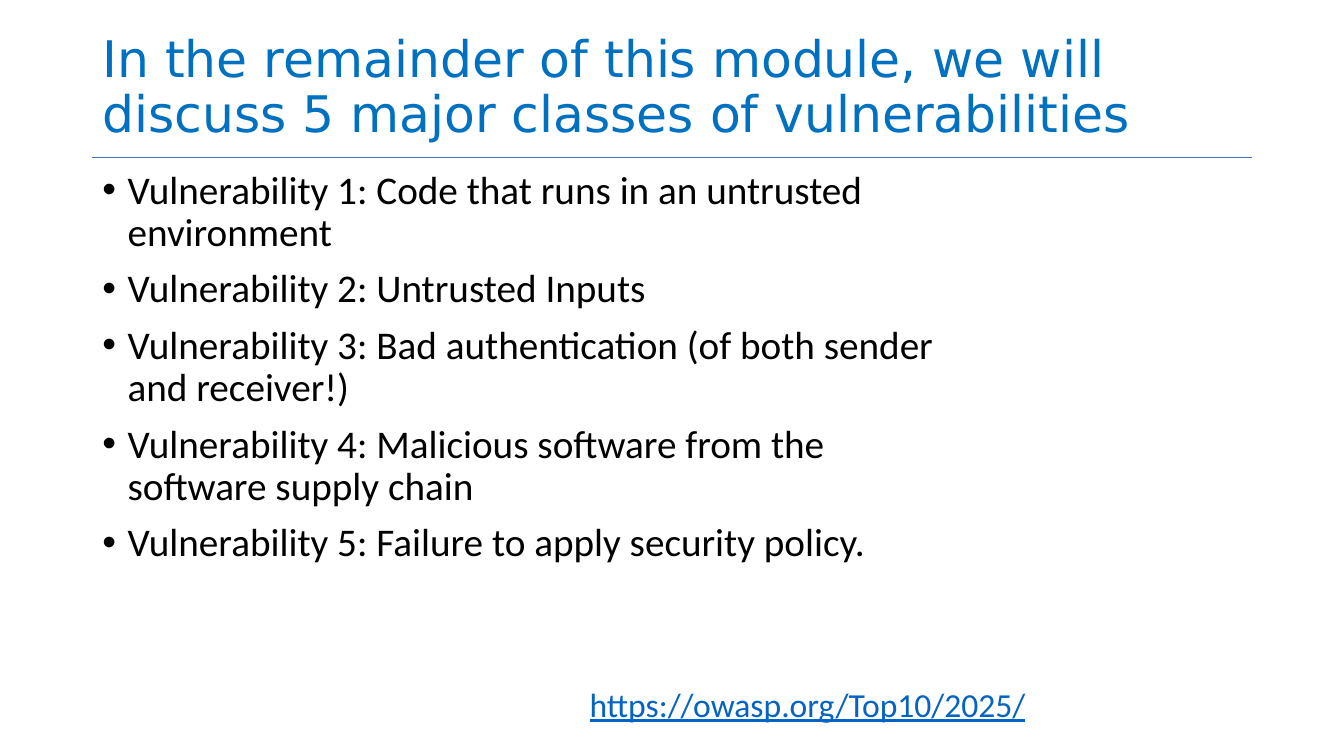
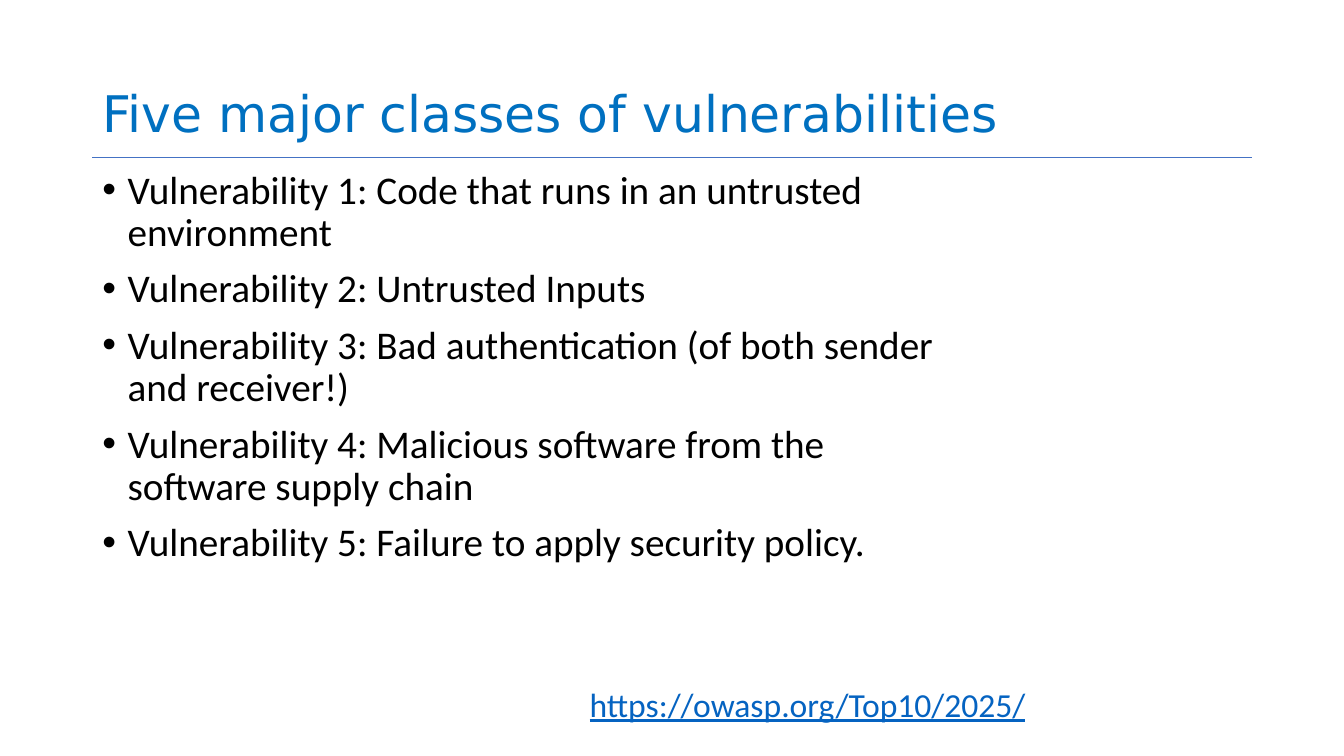
Before and after one commit to neu-se/CS4530-Spring-2026, a slide deck: slide 12 of Slides/Module 13 Security.pptx. Drawn at 1344x756 pixels with LibreOffice and Linux fonts; fonts in the diff are those of the drawing. Boxes give left, top, right and bottom in pixels: in the first picture for what was removed or moved away, otherwise in the second. Text is boxed around its words. In the diff, an @@ line names an element or a change of style, - is before the commit and + after.

```diff
--- a/Slides/Module 13 Security.pptx
+++ b/Slides/Module 13 Security.pptx
@@ title at <box>102,93,997,143</box>: text changed @@
-In the remainder of this module, we will discuss 5 major classes of vulnerabilities
+Five major classes of vulnerabilities
```
Also in this commit, not shown: 9 other slides changed, 2 slides added, 1 slide removed, 1 other file.
